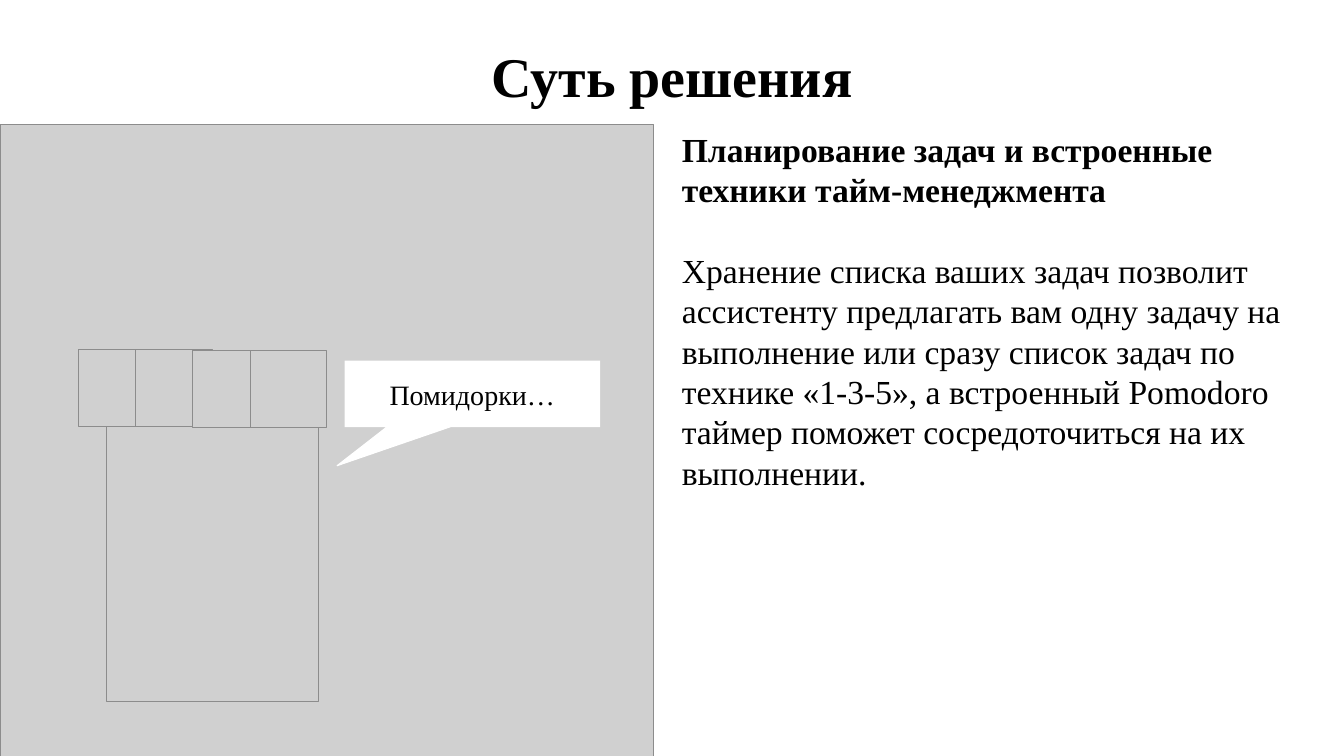
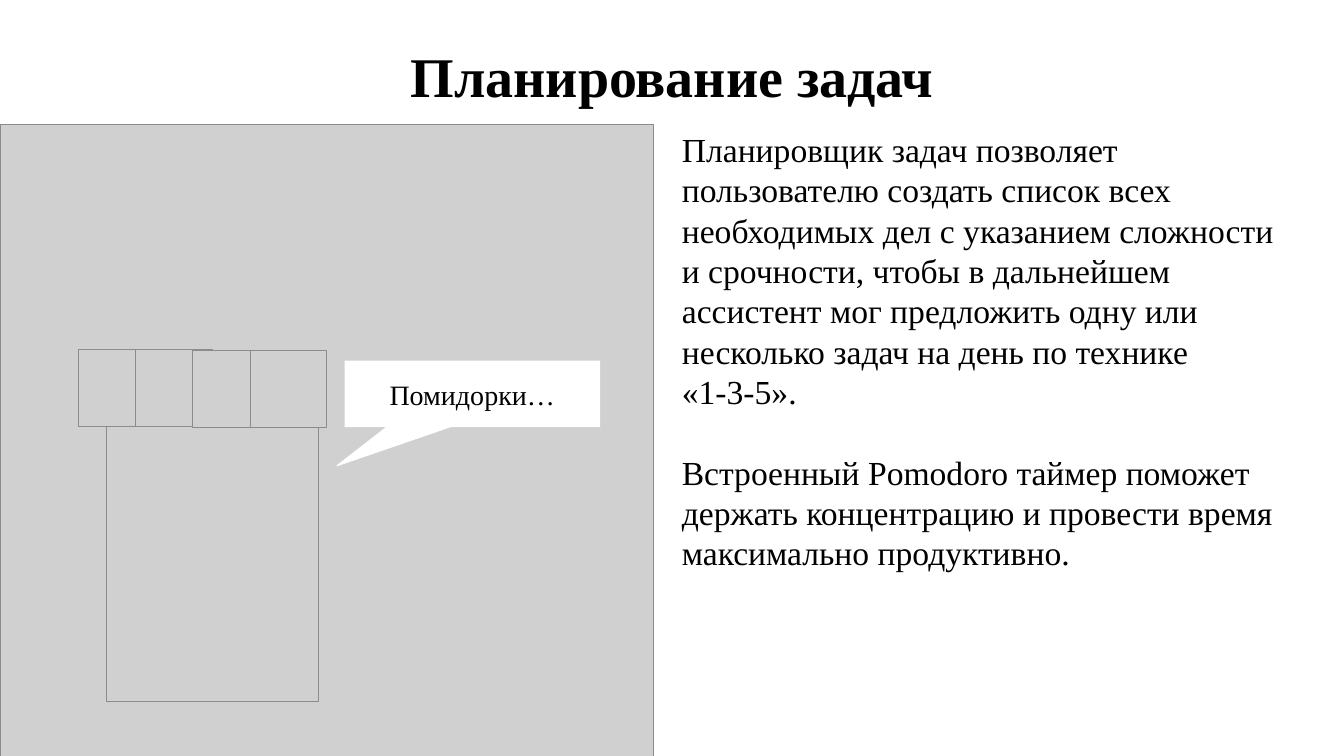
Before and after one commit to DronSyperlol/VirtualCurator, a slide deck: slide 9 of Docs/Presentation.pptx. Drawn at 1344x756 pixels with LibreOffice and Linux fonts; fonts in the diff are those of the drawing; grey boxes stand for pictures. Boxes give left, top, right and bottom in pixels: in the first picture for what was removed or moved away, otherwise in the second. Text is boxed around its words. In the diff, an @@ line names an element or a change of style, - is before the commit and + after.

```diff
--- a/Docs/Presentation.pptx
+++ b/Docs/Presentation.pptx
@@ text at (x1=411, y1=60, x2=933, y2=108): text changed @@
-Суть решения
+Планирование задач
@@ text at (x1=682, y1=140, x2=1273, y2=572): text changed @@
-Планирование задач и встроенные техники тайм-менеджмента
-Хранение списка ваших задач позволит ассистенту предлагать вам одну задачу на выполнение или сразу список задач по технике «1-3-5», а встроенный Pomodoro таймер поможет сосредоточиться на их выполнении.
+Планировщик задач позволяет пользователю создать список всех необходимых дел с указанием сложности и срочности, чтобы в дальнейшем ассистент мог предложить одну или несколько задач на день по технике
+«1-3-5».
+Встроенный Pomodoro таймер поможет держать концентрацию и провести время максимально продуктивно.
```
Also in this commit, not shown: 3 other slides changed, 3 slides added, 1 slide removed.
